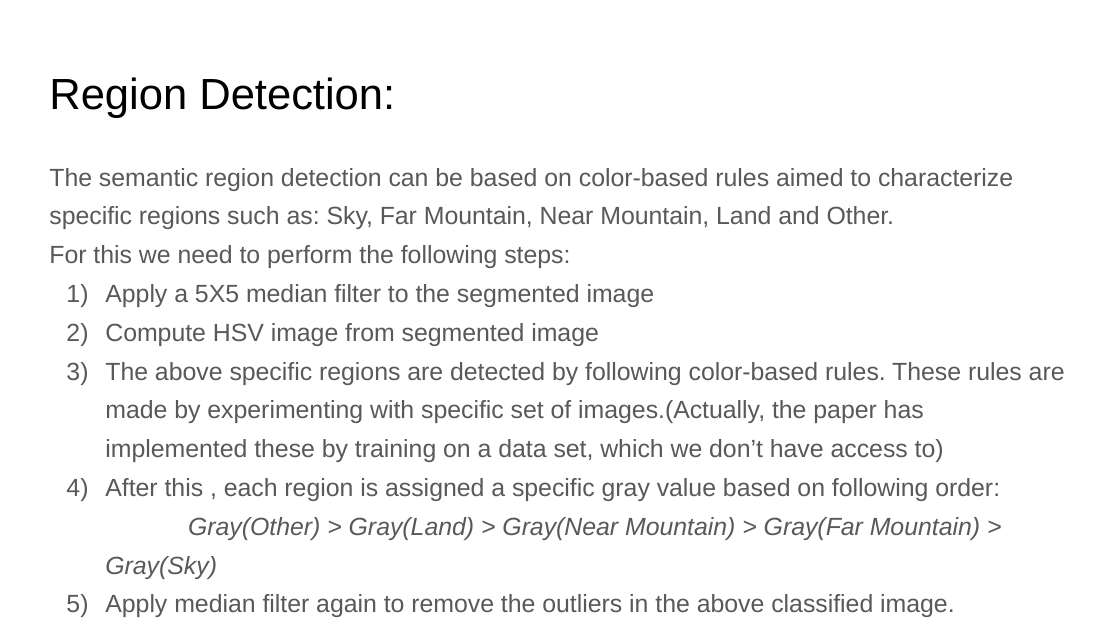
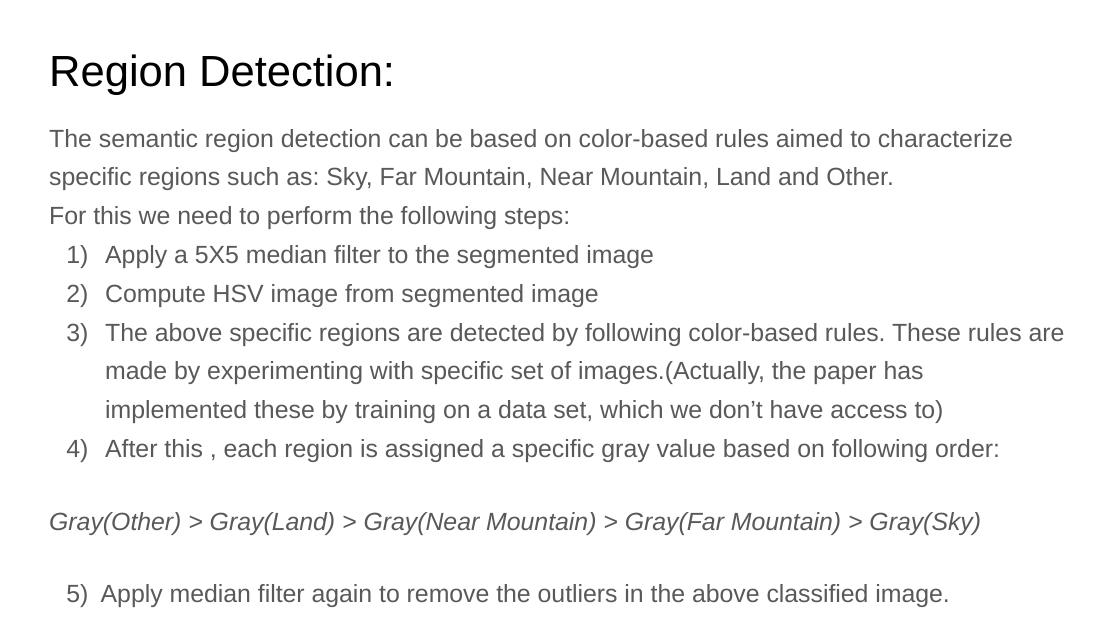
Before and after one commit to avivadla8/DIP_DepthMap, a slide deck: slide 6 of Depth Map Generation.pptx. Drawn at 1120x630 pixels with LibreOffice and Linux fonts; fonts in the diff are those of the drawing. Boxes give left, top, right and bottom in pixels: in the first picture for what was removed or moved away, otherwise in the second. Text is boxed around its words. In the diff, an @@ line names an element or a change of style, - is before the commit and + after.

Commit message:
added images in presentation

```diff
--- a/Depth Map Generation.pptx
+++ b/Depth Map Generation.pptx
@@ text "Region Detection:": place and size @@
-text "Region Detection:" at (49,77,395,118)
+text "Region Detection:" at (49,54,395,95)
@@ text "The semantic region detection can ...": place and size @@
-text "The semantic region detection can ..." at (49,168,1065,612)
+text "The semantic region detection can ..." at (49,129,1065,607)
@@ text at (49,439,1000,607): text changed @@
-4) After this , each region is assigned a specific gray value based on following order: Gray(Other) > Gray(Land) > Gray(Near Mountain) > Gray(Far Mountain) > Gray(Sky)
-5) Apply median filter again to remove the outliers in the above classified image.
+4) After this , each region is assigned a specific gray value based on following order:
+Gray(Other) > Gray(Land) > Gray(Near Mountain) > Gray(Far Mountain) > Gray(Sky)
+5) Apply median filter again to remove the outliers in the above classified image.
```
Also in this commit, not shown: 11 other slides changed, 2 slides added, 1 other file.
